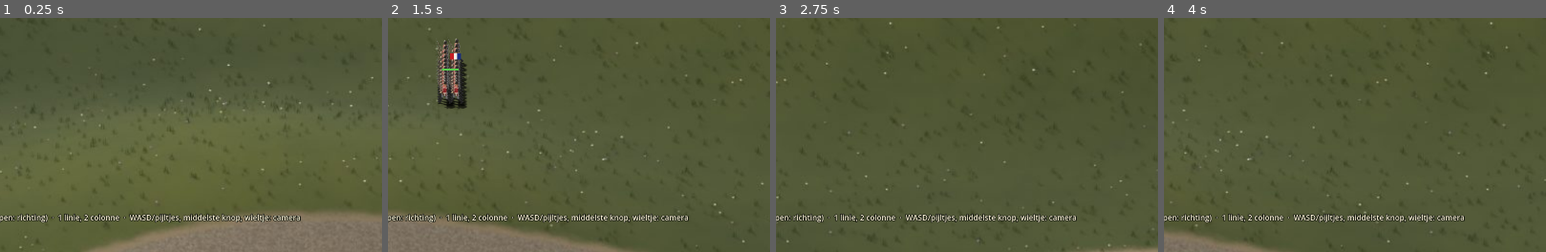
Above: before the commit, frames 1-4 (left to right).
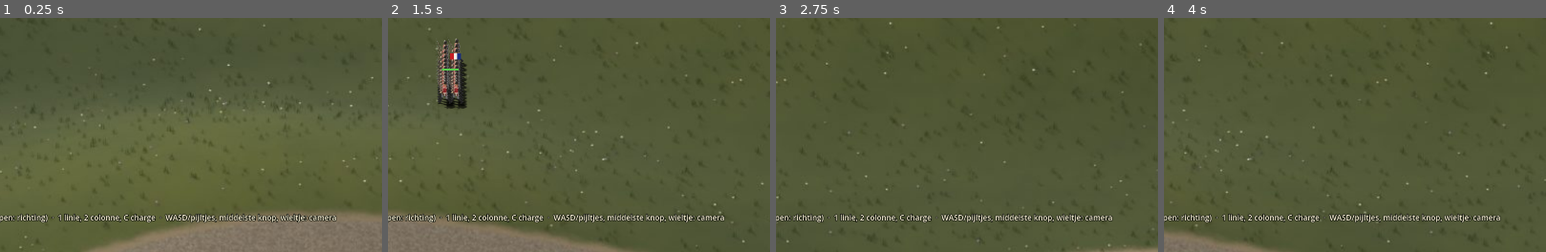
Above: after the commit, the same moments.

Repository: thomasgerritsen-code/-napoleonic-rts.
Game: Godot game, scene res://scenes/main.tscn
The game is run twice, just before and just after one commit, with the same random seed, the same clock (stepped at 60 frames per second) and the same inputs.
Inputs (mouse positions are % of the whole screen's width and height, from its top left):
- Up to frame 1 (0.25 s): no input
- Up to frame 2 (1.5 s): move the mouse to (72, 45) at 0.52 s; hold D 0.53-1.25 s; tap C at 0.6 s; click (72, 45) at 0.67 s; drag from (30, 55) to (45, 70) at 1.27 s
- Up to frame 3 (2.75 s): move the mouse to (60, 28) at 2.02 s; hold D from 2.03 s (still down); tap R at 2.1 s; tap C at 2.3 s
- Up to frame 4 (4 s): release D at 2.75 s; drag from (45, 70) to (20, 35) at 2.77 s; move the mouse to (80, 65) at 3.52 s; hold A from 3.53 s (still down); tap 2 at 3.6 s; tap C at 3.8 s
The pictures show only the part of the screen within x 35-85%, y 50-100%; the shares and areas given below are measured in that part.

The runs differ from the first frame. In frame 1, 1.2% of the frame differs, in the area x 31-89%, y 83-88%; in frame 2, 1.1%; in frame 3, 1.1%; in frame 4, 1.1%.

Commit message:
Godot step 3: bayonet charge
C sends the selected battalions with the bayonet at the nearest enemy
battalion within reach; men in reach fight hand to hand, and a battalion
reached by a stronger one breaks. The computer charges when it is much
stronger in a firefight.

Co-Authored-By: Claude Opus 5.5 <noreply@anthropic.com>
Claude-Session: https://claude.ai/code/session_01JtYPWDhBYAE3XgwFqp4SE2

Diff:
--- a/godot/scripts/hud.gd
+++ b/godot/scripts/hud.gd
@@ -41,10 +41,12 @@
 	var lines: Array[String] = []
 	for r in battle.selected:
 		var state := "vuurt" if r.enemy != null else ("marcheert" if r.moving() else "staat")
+		if r.charging != null:
+			state = "chargeert"
 		var shape := "colonne" if r.formation == "column" else "linie"
 		lines.append("%s: %d man in %s, %s" % [r.name, r.strength(), shape, state])
 	if lines.is_empty():
 		lines.append("Niets geselecteerd")
-	lines.append("Klik of sleep: selecteren (Shift: toevoegen)  ·  Rechtsklik: marcheren (slepen: richting)  ·  1 linie, 2 colonne  ·  WASD/pijltjes, middelste knop, wieltje: camera")
+	lines.append("Klik of sleep: selecteren (Shift: toevoegen)  ·  Rechtsklik: marcheren (slepen: richting)  ·  1 linie, 2 colonne, C charge  ·  WASD/pijltjes, middelste knop, wieltje: camera")
 	_bottom.text = "\n".join(lines)
 	_result.text = battle.result + ("\nDruk op R voor een nieuwe slag." if battle.result != "" else "")
--- a/godot/scripts/main.gd
+++ b/godot/scripts/main.gd
@@ -13,6 +13,7 @@
 const LINE_YS := [2950.0, 3250.0, 3550.0]
 const AI_EVERY := 2.5
 const DEPLOY_AT := 480.0     # the computer forms line this close to the enemy
+const CHARGE_ODDS := 1.6     # and charges when this much stronger
 
 var regiments: Array[Regiment] = []
 var selected: Array[Regiment] = []
@@ -164,7 +165,12 @@
 ## in column while far off and deploying into line once near.
 func _command_britain() -> void:
 	for r in regiments:
-		if r.side != "britain" or r.routing or r.destroyed() or r.enemy != null:
+		if r.side != "britain" or r.routing or r.destroyed() or r.charging != null:
+			continue
+		# A much stronger battalion in a firefight goes in with the bayonet.
+		if r.enemy != null:
+			if r.strength() > r.enemy.strength() * CHARGE_ODDS:
+				r.charge(regiments)
 			continue
 		var here := r.centroid()
 		var target: Regiment = null
@@ -244,6 +250,8 @@
 				set_formation("line")
 			KEY_2:
 				set_formation("column")
+			KEY_C:
+				charge()
 		return
 	if event is InputEventMouseMotion and _drag_start != null:
 		_overlay.box = Rect2(_drag_start, Vector2.ZERO).expand(get_global_mouse_position())
@@ -338,6 +346,11 @@
 		r.set_formation(kind)
 
 
+func charge() -> void:
+	for r in selected:
+		r.charge(regiments)
+
+
 func _check_result() -> void:
 	if result != "":
 		return
--- a/godot/scripts/regiment.gd
+++ b/godot/scripts/regiment.gd
@@ -14,6 +14,11 @@
 const COLUMN_FIRE := 0.35    # and hits a third as often
 const RANGE := 190.0         # musket range, centre to centre
 const BREAK_AT := 0.45       # breaks below this share of its men
+const CHARGE_REACH := 380.0  # charges an enemy this close
+const CHARGE_SPEED := 1.6
+const MELEE_REACH := 18.0
+const MELEE_KILL := 0.7      # a second's chance to strike down the man in reach
+const MELEE_LOSS := 0.4      # and to be struck down by him
 
 var name := ""
 var side := "france"
@@ -22,6 +27,7 @@
 var formation := "line"
 var routing := false
 var enemy: Regiment = null
+var charging: Regiment = null
 var destination := Vector2.ZERO
 var _start := 0
 
@@ -85,7 +91,29 @@
 		facing = (to - from).angle()
 	destination = to
 	enemy = null
+	charging = null
 	_form(to)
+
+
+## Fix bayonets and run at the nearest enemy battalion within reach.
+func charge(regiments: Array[Regiment]) -> bool:
+	if routing:
+		return false
+	var here := centroid()
+	var best := CHARGE_REACH
+	var target: Regiment = null
+	for other in regiments:
+		if other.side == side or other.routing or other.destroyed():
+			continue
+		var d := other.centroid().distance_to(here)
+		if d < best:
+			best = d
+			target = other
+	if target == null:
+		return false
+	charging = target
+	enemy = null
+	return true
 
 
 func set_formation(kind: String) -> void:
@@ -96,6 +124,8 @@
 
 
 func speed_factor() -> float:
+	if charging != null:
+		return CHARGE_SPEED
 	return COLUMN_SPEED if formation == "column" else 1.0
 
 
@@ -140,14 +170,17 @@
 ## Close the ranks after losses (the line keeps its place and front).
 func lost(_soldier: Soldier) -> void:
 	if not routing and strength() > 0 and strength() < _start * BREAK_AT:
-		_rout()
+		rout()
 	elif not routing:
 		_form(destination)
 
 
-func _rout() -> void:
+func rout() -> void:
+	if routing:
+		return
 	routing = true
 	enemy = null
+	charging = null
 	# Back to its own side of the field.
 	var home_x := 60.0 if side == "france" else Iso.WORLD.x - 60.0
 	for s in living():
@@ -159,6 +192,9 @@
 		var men := living()
 		for s in men:
 			s.step(delta, null)
+		return
+	if charging != null:
+		_melee(delta)
 		return
 	var here := centroid()
 	if enemy != null and (enemy.destroyed() or enemy.routing or enemy.centroid().distance_to(here) > RANGE * 1.15):
@@ -175,3 +211,38 @@
 	var enemy_at: Variant = enemy.centroid() if enemy != null else null
 	for s in living():
 		s.step(delta, enemy_at)
+
+
+## Each man runs at the nearest enemy; men in reach of each other fight. A
+## battalion that is reached by a stronger one breaks.
+func _melee(delta: float) -> void:
+	var foe := charging
+	if foe.routing or foe.destroyed():
+		charging = null
+		destination = centroid()
+		_form(destination)
+		return
+	var them := foe.living()
+	var contact := false
+	for s in living():
+		var nearest: Soldier = null
+		var best := INF
+		for o in them:
+			var d := s.world.distance_squared_to(o.world)
+			if d < best:
+				best = d
+				nearest = o
+		if nearest == null:
+			break
+		s.slot = nearest.world
+		if best < MELEE_REACH * MELEE_REACH:
+			contact = true
+			if randf() < MELEE_KILL * delta:
+				nearest.hit(1000.0)
+			elif randf() < MELEE_LOSS * delta:
+				s.hit(1000.0)
+		s.step(delta, null)
+		if routing:
+			return
+	if contact and not foe.routing and foe.strength() < strength() * 0.85:
+		foe.rout()
